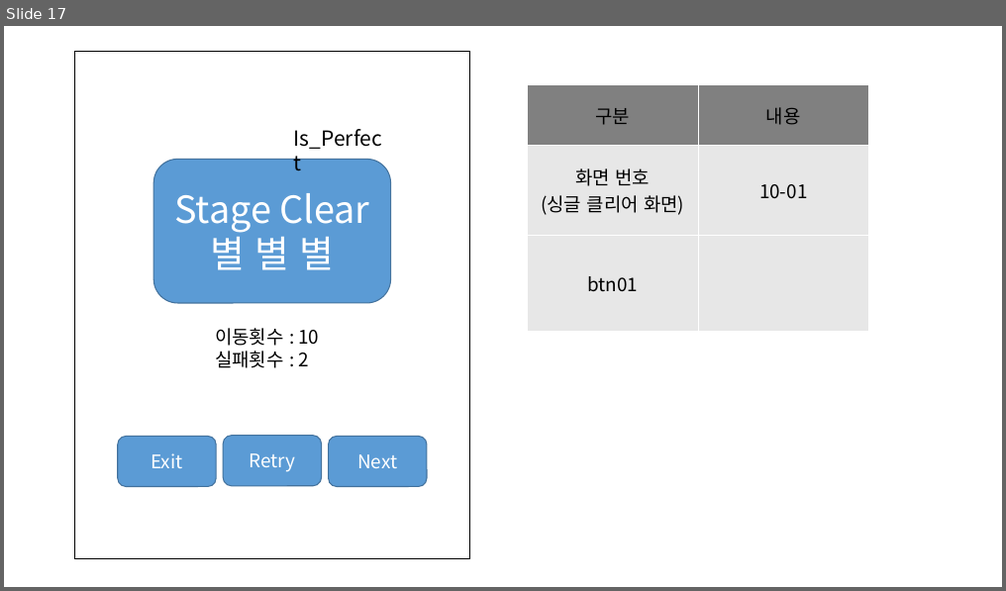
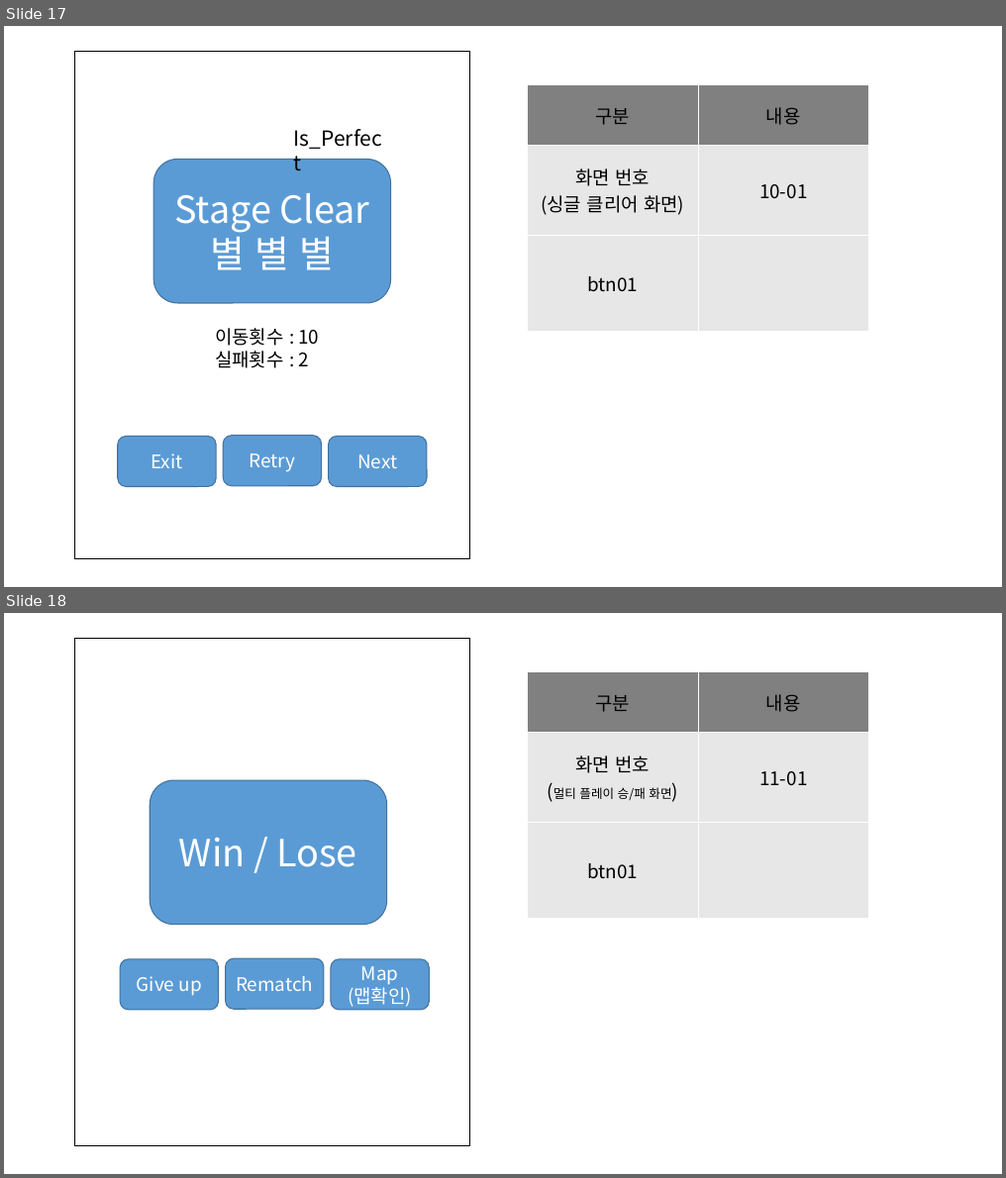
Before and after one commit to Maze-of-memories/origin, a slide deck: 화면정의서.pptx. Shown one above the other, each under a label of ours: slide 17 before the commit, slides 17 and 18 after it. The pictures are 1006x591 and 1006x1178 pixels, drawn with LibreOffice and Linux fonts; fonts in the diff are those of the drawing. Boxes give left, top, right and bottom in pixels: in the first picture for what was removed or moved away, otherwise in the second. Text is boxed around its words. In the diff, an @@ line names an element or a change of style, - is before the commit and + after.

```diff
--- a/화면정의서.pptx
+++ b/화면정의서.pptx
@@ slide 18 added at (4,613,1002,1174), background #FFFFFF @@
@@ rectangle added at (74,639,469,1146), fill #FFFFFF, outline #000000 1 pt @@
@@ table added at (528,672,868,919), 3 rows, 2 columns @@
+구분 | 내용
+화면 번호 (멀티 플레이 승/패 화면) | 11-01
+btn01 | 
@@ rounded rectangle added at (150,780,387,925), fill #5B9BD5, outline #43739E 1 pt, 36 pt, text #FFFFFF @@
+Win / Lose
@@ rounded rectangle added at (120,959,218,1011), fill #5B9BD5, outline #43739E 1 pt, 18 pt, text #FFFFFF @@
+Give up
@@ rounded rectangle added at (226,959,324,1010), fill #5B9BD5, outline #43739E 1 pt, 18 pt, text #FFFFFF @@
+Rematch
@@ rounded rectangle added at (331,959,429,1011), fill #5B9BD5, outline #43739E 1 pt, 18 pt, text #FFFFFF @@
+Map
+(맵확인)
```
Also in this commit, not shown: 2 slides changed.
